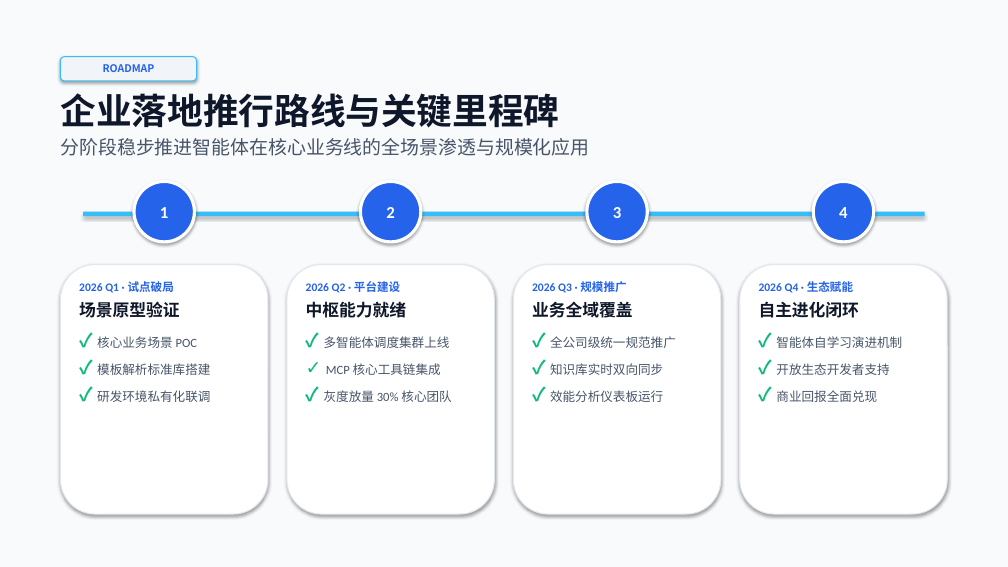
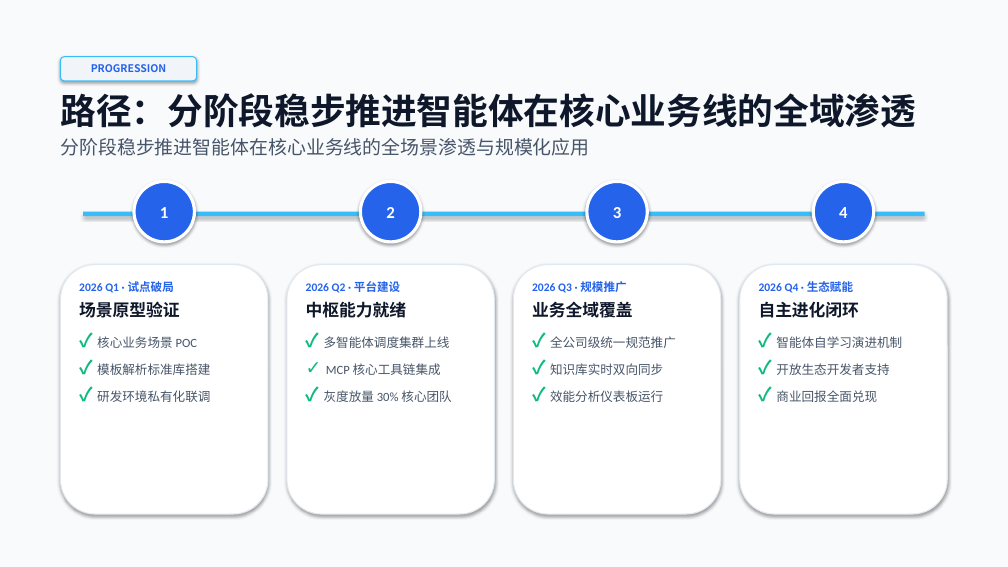
Before and after one commit to kts-kris/undoPPT, a slide deck: slide 5 of output/presentation.pptx. Drawn at 1008x567 pixels with LibreOffice and Linux fonts; fonts in the diff are those of the drawing. Boxes give left, top, right and bottom in pixels: in the first picture for what was removed or moved away, otherwise in the second. Text is boxed around its words. In the diff, an @@ line names an element or a change of style, - is before the commit and + after.

```diff
--- a/output/presentation.pptx
+++ b/output/presentation.pptx
@@ text in rounded rectangle at <box>91,64,166,72</box>: text changed @@
-ROADMAP
+PROGRESSION
@@ text at <box>60,93,916,128</box>: text changed @@
-企业落地推行路线与关键里程碑
+路径：分阶段稳步推进智能体在核心业务线的全域渗透
```
Also in this commit, not shown: 4 other slides changed, 15 other files.
